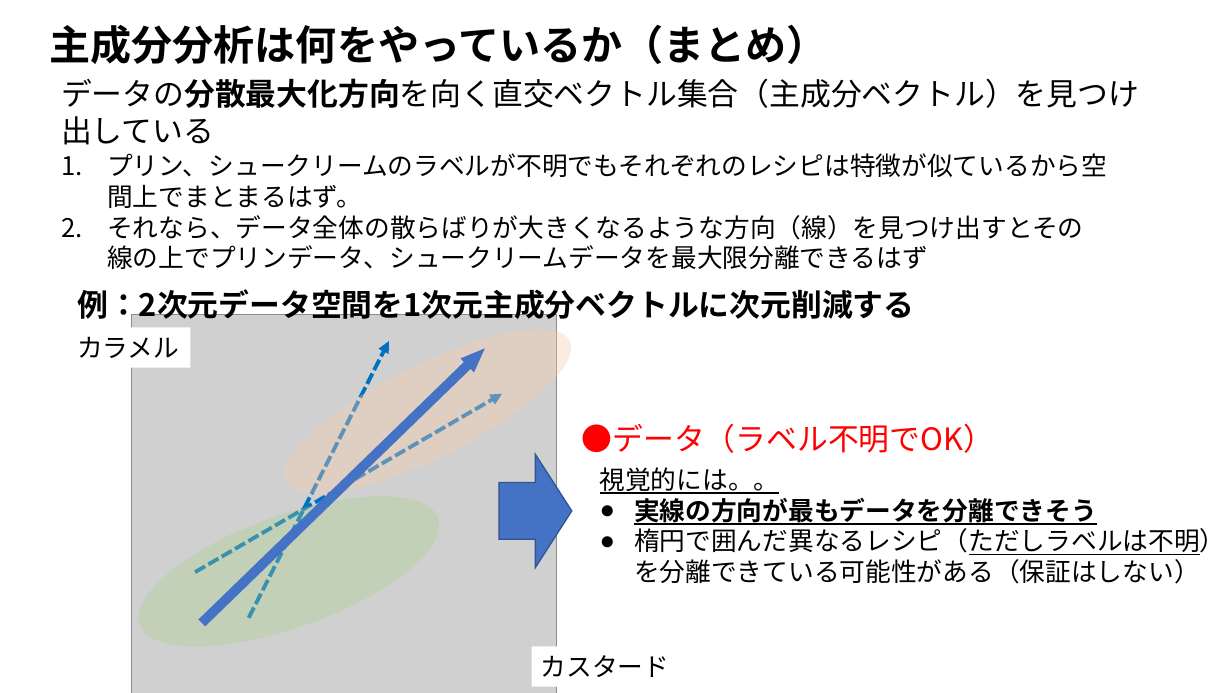
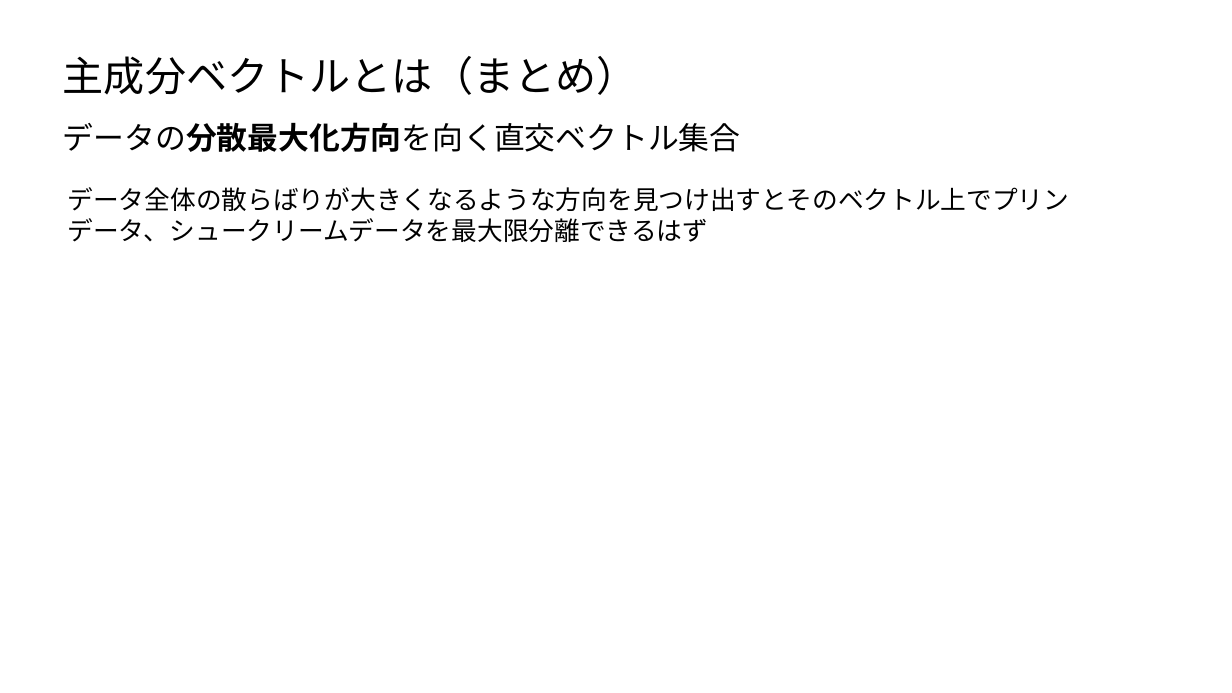
Before and after one commit to ueharaLab/NLP_7-PCA, a slide deck: slide 12 of NLP_6 PCA(BASICS).pptx (slide 11 before the commit). Drawn at 1232x693 pixels with LibreOffice and Linux fonts; fonts in the diff are those of the drawing; grey boxes stand for pictures. Boxes give left, top, right and bottom in pixels: in the first picture for what was removed or moved away, otherwise in the second. Text is boxed around its words. In the diff, an @@ line names an element or a change of style, - is before the commit and + after.

```diff
--- a/NLP_6 PCA(BASICS).pptx
+++ b/NLP_6 PCA(BASICS).pptx
@@ text at (63, 56, 638, 95): text changed; bold off @@
-主成分分析は何をやっているか（まとめ）
+主成分ベクトルとは（まとめ）
@@ text at (63, 122, 741, 152): text changed @@
-データの分散最大化方向を向く直交ベクトル集合（主成分ベクトル）を見つけ出している
+データの分散最大化方向を向く直交ベクトル集合
@@ text at (68, 187, 1070, 242): text changed @@
-1. プリン、シュークリームのラベルが不明でもそれぞれのレシピは特徴が似ているから空間上でまとまるはず。
-2. それなら、データ全体の散らばりが大きくなるような方向（線）を見つけ出すとその線の上でプリンデータ、シュークリームデータを最大限分離できるはず
+データ全体の散らばりが大きくなるような方向を見つけ出すとそのベクトル上でプリンデータ、シュークリームデータを最大限分離できるはず
@@ text removed at (77, 289, 914, 325) @@
-例：2次元データ空間を1次元主成分ベクトルに次元削減する
@@ ellipse removed at (265, 299, 590, 524) @@
@@ rectangle removed at (68, 327, 190, 368) @@
-カラメル
@@ picture removed at (132, 315, 556, 693) @@
@@ right arrow removed at (195, 341, 492, 630) @@
@@ arrow removed from (249, 618) to (389, 341) @@
@@ arrow removed from (195, 572) to (502, 394) @@
@@ text removed at (582, 423, 994, 453) @@
-●データ（ラベル不明でOK）
@@ ellipse removed at (121, 466, 457, 679) @@
@@ right arrow removed at (499, 455, 572, 568) @@
@@ text removed at (600, 467, 1226, 584) @@
-視覚的には。。
-● 実線の方向が最もデータを分離できそう
-● 楕円で囲んだ異なるレシピ（ただしラベルは不明）を分離できている可能性がある（保証はしない）
@@ text removed at (541, 655, 669, 677) @@
-カスタード
```
Also in this commit, not shown: 25 other slides changed, 6 slides added, 10 other files.
